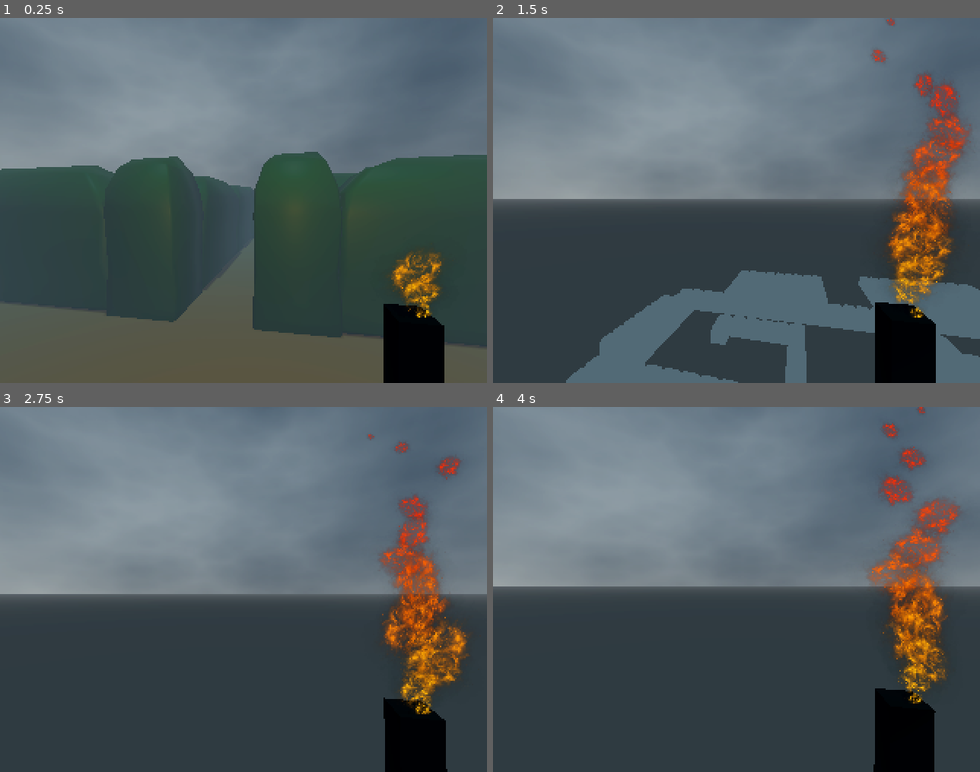
Above: before the commit, frames 1-4 (two rows, left to right).
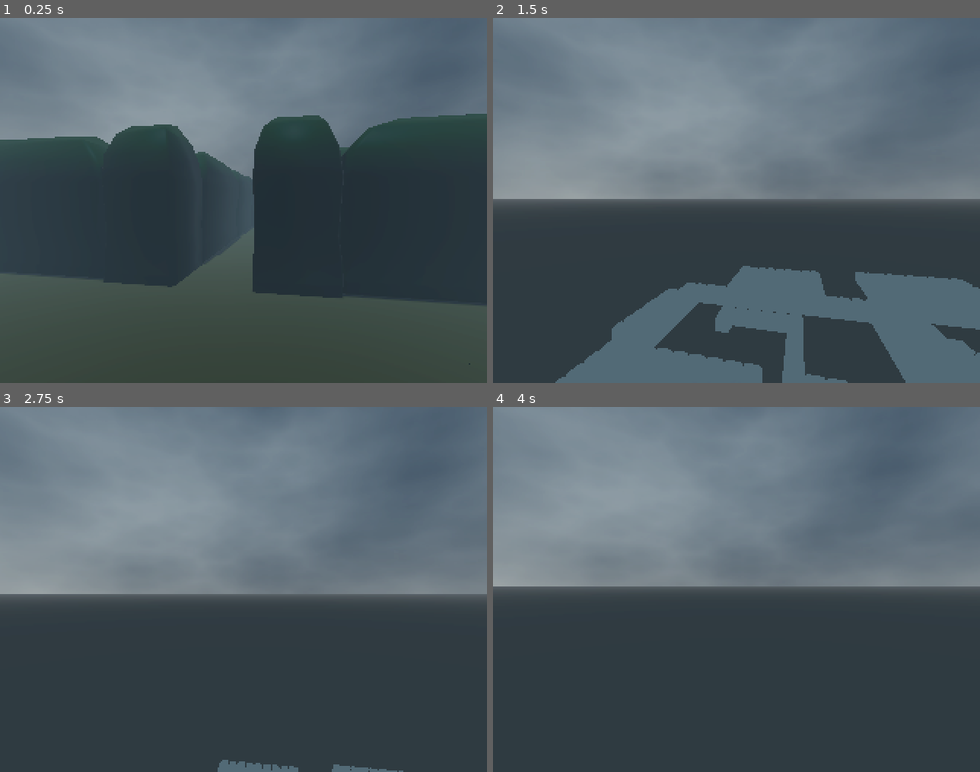
Above: after the commit, the same moments.

Repository: Pyrus-Ovn/Labyrint
Game: Godot game, scene res://Scenes/World.tscn
Two runs of this game, one before a commit and one after it. Both use one fixed random seed, a clock stepped at 60 frames per second and the inputs below.
Inputs (mouse positions are in pixels of both pictures, inside the frame that each line leads up to):
- Up to frame 1 (0.25 s): no input
- Up to frame 2 (1.5 s): move the mouse to (760, 200) at 0.52 s; hold E (Interact) 0.53-1.28 s; hold W (up) from 0.53 s (still down); click (760, 200) at 0.67 s; tap Space (jump) at 0.77 s; move the mouse to (712, 200) at 1.27 s; tap Ctrl (crouch, bound only after the commit) at 1.35 s
- Up to frame 3 (2.75 s): keep holding W (up); tap Space (jump) at 1.52 s; move the mouse to (253, 582) at 2.02 s; tap Shift (crouch, bound only before the commit) at 2.1 s
- Up to frame 4 (4 s): keep holding W (up); move the mouse to (731, 596) at 2.77 s; tap E (Interact) at 2.85 s; click (731, 596) at 2.92 s; tap Space (jump) at 3.02, 3.77 s; move the mouse to (775, 593) at 3.52 s; tap Ctrl (crouch, bound only after the commit) at 3.6 s

The runs differ from the first frame. In frame 1, 32% of the frame differs, in the area x 0-100%, y 26-100%; in frame 2, 12%; in frame 3, 8.2%; in frame 4, 8.1%.

Commit message:
playercontroller 2.0

Diff:
--- a/Scenes/World.tscn
+++ b/Scenes/World.tscn
@@ -20,6 +20,6 @@
 sky_mode = 1
 
 [node name="Player" parent="." instance=ExtResource("3_olspa")]
-transform = Transform3D(0.5, 0, 0, 0, 0.5, 0, 0, 0, 0.5, 0.634928, 2.57612, -0.819943)
+transform = Transform3D(0.2, 0, 0, 0, 0.2, 0, 0, 0, 0.2, 0.634928, 2.57612, -0.819943)
 
 [node name="HedgeLevel" parent="." instance=ExtResource("3_5nsto")]
--- a/Scenes/player.tscn
+++ b/Scenes/player.tscn
@@ -27,10 +27,11 @@
 [node name="Camera3D" type="Camera3D" parent="Head"]
 
 [node name="Hand" type="Node3D" parent="Head"]
-transform = Transform3D(0.978811, 0, -0.204769, 0, 1, 0, 0.204769, 0, 0.978811, 0.0557189, -0.526899, -0.0959515)
+transform = Transform3D(0.978811, 0, -0.204769, 0, 1, 0, 0.204769, 0, 0.978811, -0.123699, -0.526899, -0.128014)
 
 [node name="Torch" parent="Head/Hand" instance=ExtResource("2_cvnsp")]
 transform = Transform3D(1, 0, 0, 0, 1, 0, 0, 0, 1, 0.104878, 0.301697, -0.220826)
+visible = false
 
 [node name="AudioStreamPlayer3D" type="AudioStreamPlayer3D" parent="Head/Hand/Torch"]
 stream = ExtResource("3_6t5aa")
--- a/Scripts/player.gd
+++ b/Scripts/player.gd
@@ -2,8 +2,8 @@
 
 var current_interactable = null
 var speed
-const WALK_SPEED = 5.0
-const SPRINT_SPEED = 8.0
+const WALK_SPEED = 1.5
+const SPRINT_SPEED = 3.0
 const JUMP_VELOCITY = 40.5
 const SENSITIVITY = 0.005
 
@@ -98,7 +98,7 @@
 		target_scale = stand_scale
 
 	# Handle sprint
-	if Input.is_action_just_pressed("sprint"):
+	if Input.is_action_pressed("sprint"):
 		speed = SPRINT_SPEED
 	else:
 		speed = WALK_SPEED
--- a/project.godot
+++ b/project.godot
@@ -76,7 +76,7 @@
 }
 crouch={
 "deadzone": 0.2,
-"events": [Object(InputEventKey,"resource_local_to_scene":fa …(146 unchanged characters)… se,"keycode":0,"physical_keycode":4194325,"key_label":0,"unicode":0,"location":0,"echo":false,"script":null)
+"events": [Object(InputEventKey,"resource_local_to_scene":fa …(146 unchanged characters)… se,"keycode":0,"physical_keycode":4194326,"key_label":0,"unicode":0,"location":0,"echo":false,"script":null)
 ]
 }
 Interact={
